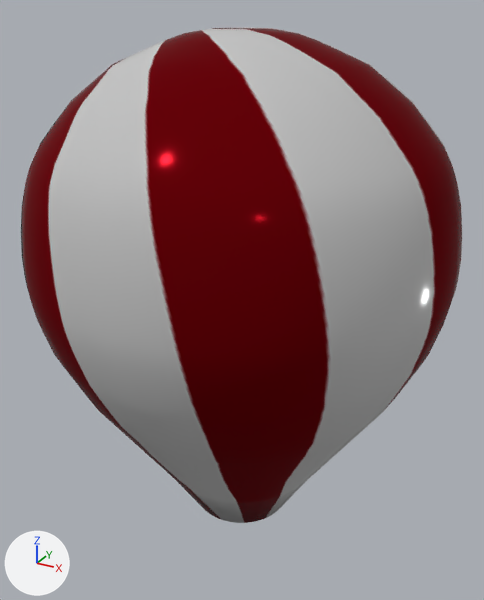
One commit to the OBJ model MODELISATION/baloon.obj: the scene before it, then after it.
Both versions are drawn from a camera (50 mm lens) standing at (2.19, -3.98, 3.75) and looking at (-0.05, 0.1, 1.71). Arrows for +X, +Y and +Z are at lower left; the lights stay in place. Where no turn or scale is listed for an object, it has been applied to the vertices.

The older version as bpy lines, for what is in view:
```python
me_circle = bpy.data.meshes.new('Circle')
me_circle.from_pydata(...)  # 864 vertices, 834 faces; spans x -1.49..1.49, y -1.49..1.49, z 0.0..3.62
me_circle.materials.append(mat_textured)
ob_circle = bpy.data.objects.new('Circle', me_circle)
ob_circle.location = (0.0, 0.0, 0.0)
```
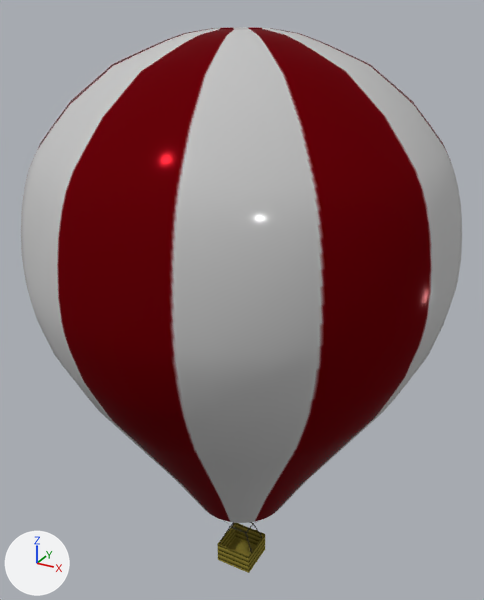
Pixel boxes [x1, y1, x2, y2] of what changed, in the pictures (484 x 600 px):
'nacelle_Plane', added: after [217, 523, 265, 573]
'structure_Cylinder.003', added: after [221, 521, 262, 553]
part 1 of me_circle, built on: [176, 27, 306, 523] in both
part 2 of me_circle, surface changed: [21, 33, 462, 501] in both

The change, as a list of edits to the scene's bpy script:
```text
Change me_circle:
    used by ob_circle; location = (0.0, 0.0, 0.0)
    remove me_circle.from_pydata(...)  # 864 vertices, 834 faces; spans x -1.49..1.49, y -1.49..1.49, z 0.0..3.62
    add me_circle.from_pydata(...)  # 1056 vertices, 1026 faces; spans x -1.49..1.49, y -1.49..1.49, z 0.0..3.62
    me_circle part 1
    97 faces are deleted
    160 vertices are added at x -0.39..0.39, y -0.39..0.39, z 0.0..3.62
    32 new vertices lie (0.0, 0.0, -0.99) away from vertices in x -0.19..0.19, y -0.19..0.19, z 3.62
    289 new faces join them
    me_circle part 2: 734 kept faces spanning x -1.49..1.49, y -1.49..1.49, z 0.05..3.59 get new texture (UV) coordinates
Add me_structure_cylinder_003:
    me_structure_cylinder_003.from_pydata(...)  # 480 vertices, 384 faces; spans x -0.31..0.285, y -0.242..0.238, z -0.521..0.006
    me_structure_cylinder_003.materials.append(mat_textured)
Add me_nacelle_plane:
    me_nacelle_plane.from_pydata(...)  # 224 vertices, 226 faces; spans x -0.155..0.155, y -0.155..0.155, z -0.697..-0.515
    me_nacelle_plane.materials.append(mat_textured)
Add ob_structure_cylinder_003:
    ob_structure_cylinder_003 = bpy.data.objects.new('structure_Cylinder.003', me_structure_cylinder_003)
    ob_structure_cylinder_003.location = (0.0, 0.0, 0.0)
Add ob_nacelle_plane:
    ob_nacelle_plane = bpy.data.objects.new('nacelle_Plane', me_nacelle_plane)
    ob_nacelle_plane.location = (0.0, 0.0, 0.0)
```
